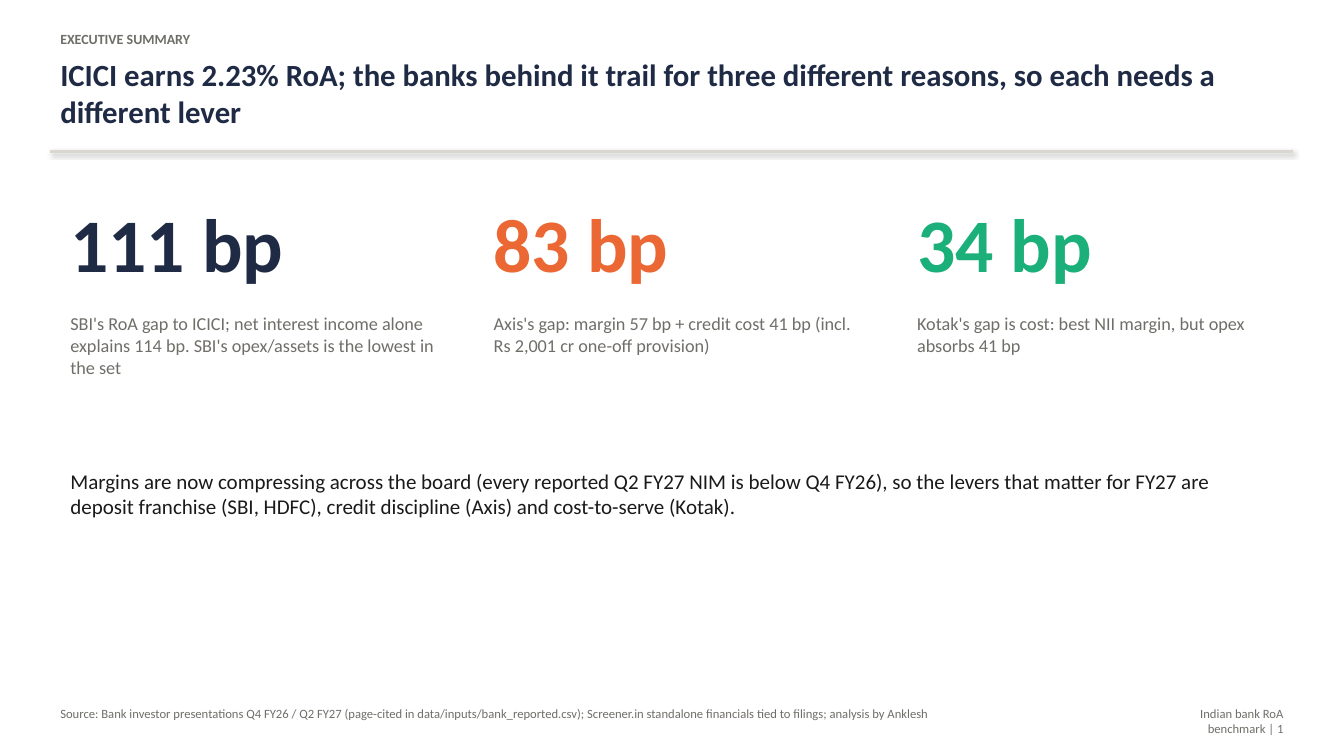
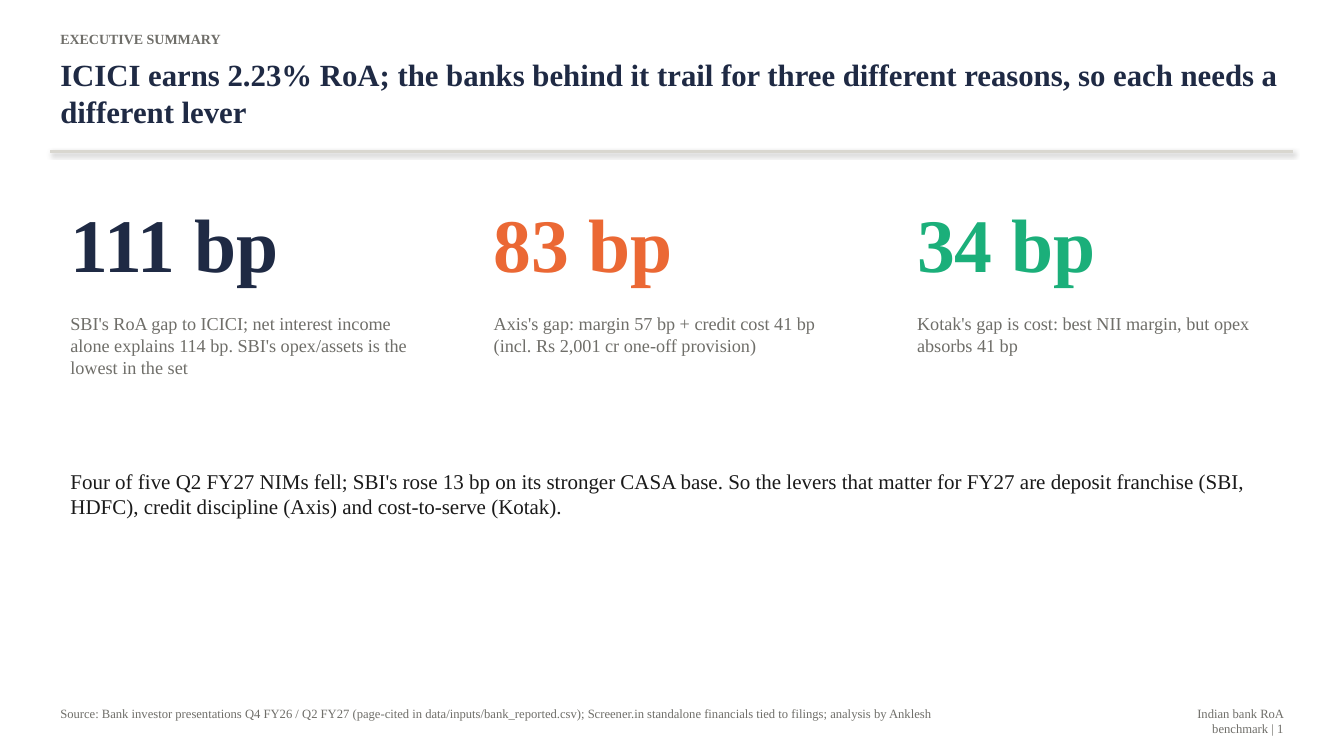
Before and after one commit to DogInfantry/Bank-Profitability, a slide deck: slide 1 of decks/01_Bank_RoA_Divergence.pptx. Drawn at 1344x756 pixels with LibreOffice and Linux fonts; fonts in the diff are those of the drawing. Boxes give left, top, right and bottom in pixels: in the first picture for what was removed or moved away, otherwise in the second. Text is boxed around its words. In the diff, an @@ line names an element or a change of style, - is before the commit and + after.

Commit message:
HDFC RoA steerco deck, CEO memo and cockpit; scenario export; corrections to UPI Oct-26 and SBI NIM claims
- decks/build_hdfc_deck.py: 31-slide steering-committee deck (SCR, issue tree, modules A-H, levers, bridge, roadmap, KPIs, risks, appendix), Garamond, no italics, source line on every slide
- decks/build_memo.py: two-page CEO memo in pyramid form
- pipeline/export_scenarios.py: flips the scenario selector, recalculates and exports all three scenarios to data/tidy/hdfc_model_outputs.json
- viz: HDFC cockpit tab with scenario switch (RoA path, bridge, levers, drivers)
- Oct-26 UPI is the record month (25.47 bn, full month); SBI Q2 FY27 NIM rose to 2.94%
- v1 workbooks and decks moved to Garamond with no italics
- README rewritten around the problem statement and answer; methodology and sources updated

```diff
--- a/decks/01_Bank_RoA_Divergence.pptx
+++ b/decks/01_Bank_RoA_Divergence.pptx
@@ font Calibri to Times New Roman in 10 elements at bbox=[60, 35, 221, 44], bbox=[60, 64, 1277, 124], bbox=[60, 709, 931, 721], bbox=[1197, 709, 1284, 733], bbox=[70, 219, 278, 287], bbox=[70, 318, 407, 374], bbox=[494, 219, 672, 287], bbox=[494, 317, 815, 356], bbox=[917, 219, 1096, 287], bbox=[917, 317, 1249, 356] @@
@@ text at bbox=[70, 474, 1244, 519]: text changed; font Calibri to Times New Roman @@
-Margins are now compressing across the board (every reported Q2 FY27 NIM is below Q4 FY26), so the levers that matter for FY27 are deposit franchise (SBI, HDFC), credit discipline (Axis) and cost-to-serve (Kotak).
+Four of five Q2 FY27 NIMs fell; SBI's rose 13 bp on its stronger CASA base. So the levers that matter for FY27 are deposit franchise (SBI, HDFC), credit discipline (Axis) and cost-to-serve (Kotak).
```
Also in this commit, not shown: 7 other slides changed, 30 other files.
